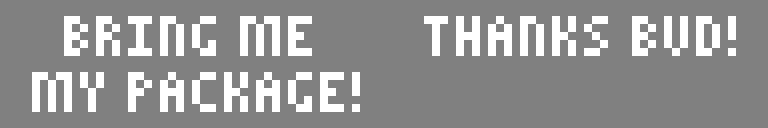
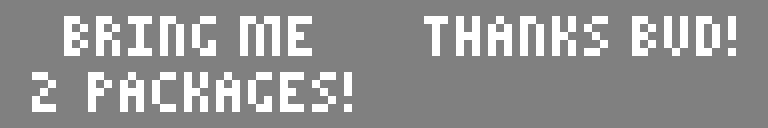
Layers edited between the first and the second 768px x 128px image:
painted on "Layer 2" over <box>32,72,360,112</box>
